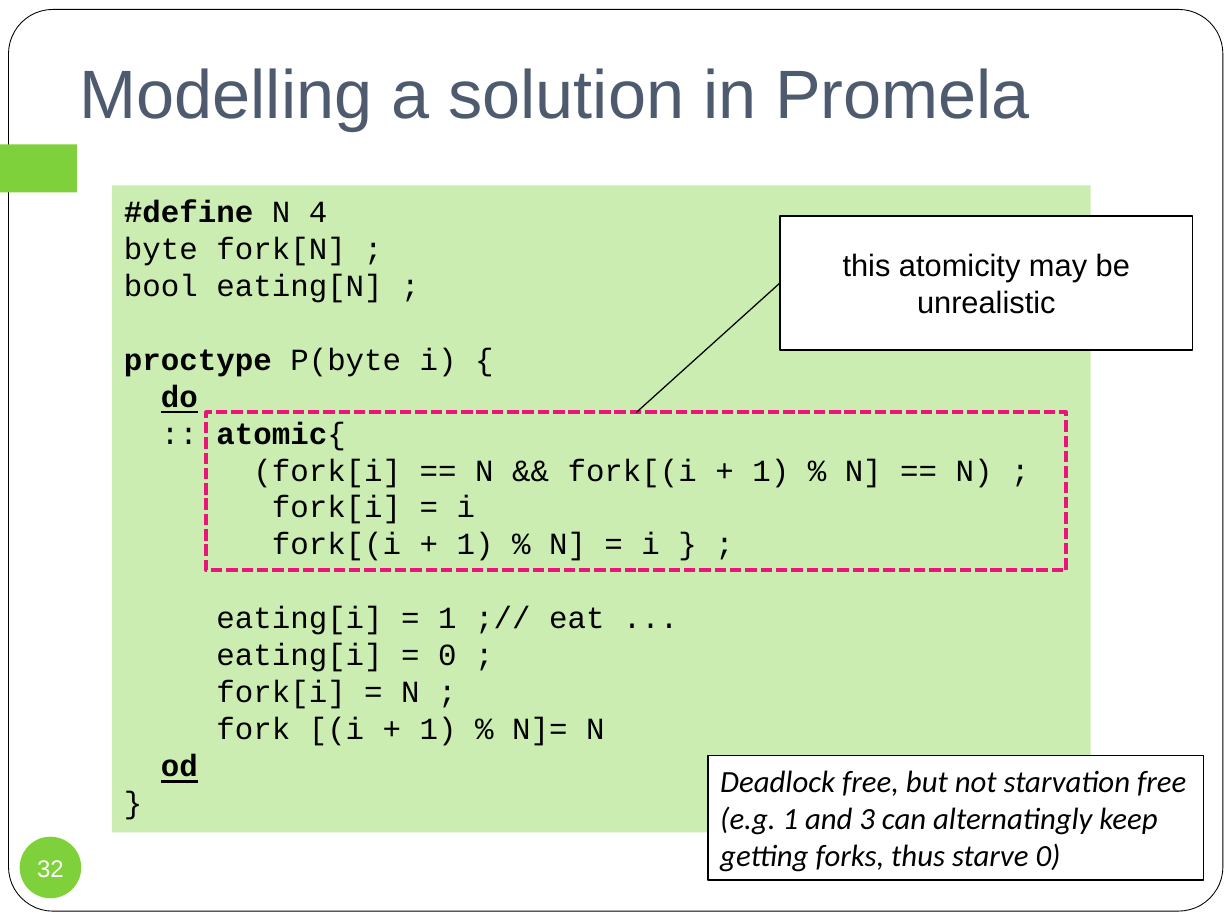
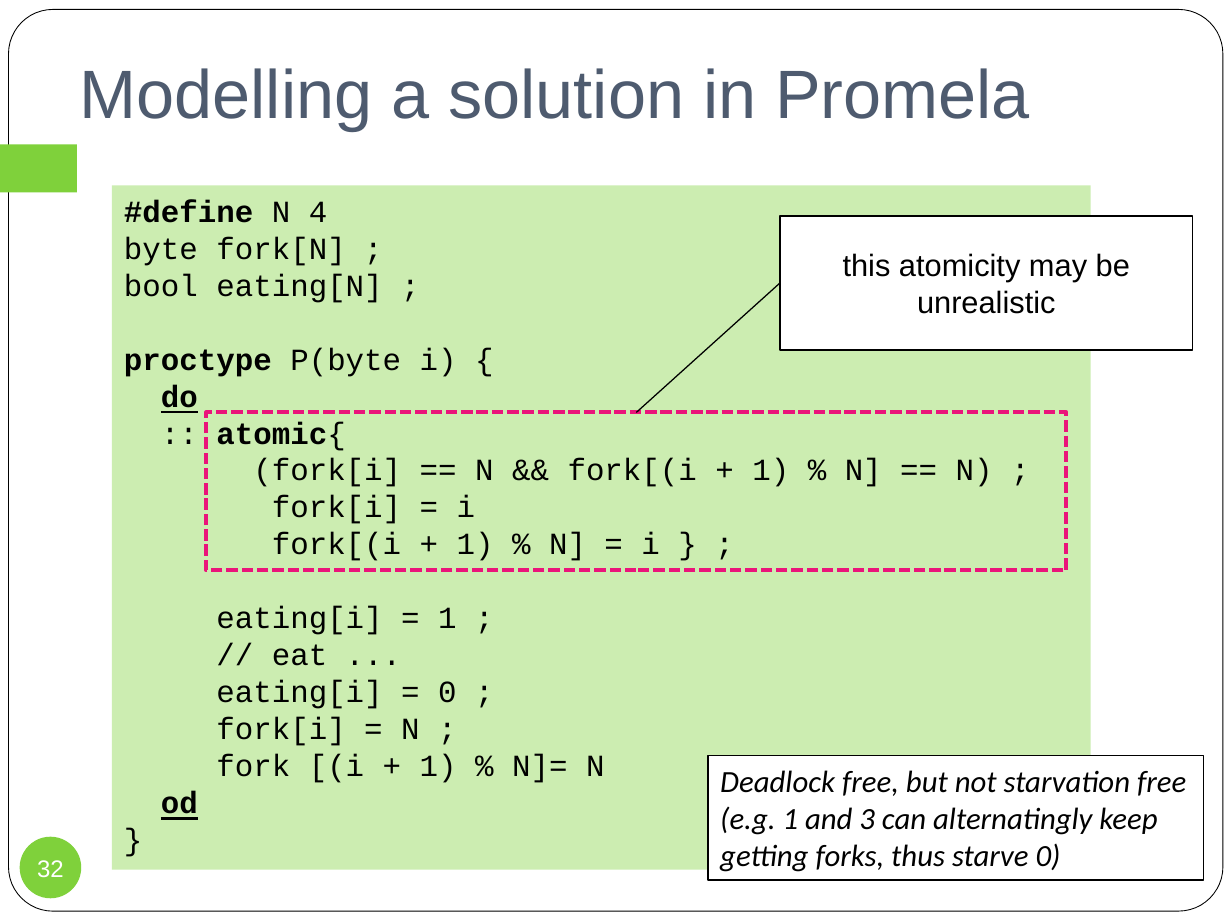
Before and after one commit to wooshrow/infopv, a slide deck: slide 32 of slides/PV_spin1.pptx. Drawn at 1232x924 pixels with LibreOffice and Linux fonts; fonts in the diff are those of the drawing. Boxes give left, top, right and bottom in pixels: in the first picture for what was removed or moved away, otherwise in the second. Text is boxed around its words. In the diff, an @@ line names an element or a change of style, - is before the commit and + after.

```diff
--- a/slides/PV_spin1.pptx
+++ b/slides/PV_spin1.pptx
@@ rectangle "#define N 4": place and size @@
-rectangle "#define N 4" at [112,186,1090,833]
+rectangle "#define N 4" at [112,186,1090,870]
@@ text in rectangle at [216,606,456,666]: text changed @@
-eating[i] = 1 ;// eat ...
+eating[i] = 1 ;
+// eat ...
```
Also in this commit, not shown: 2 other slides changed, 4 other files.
